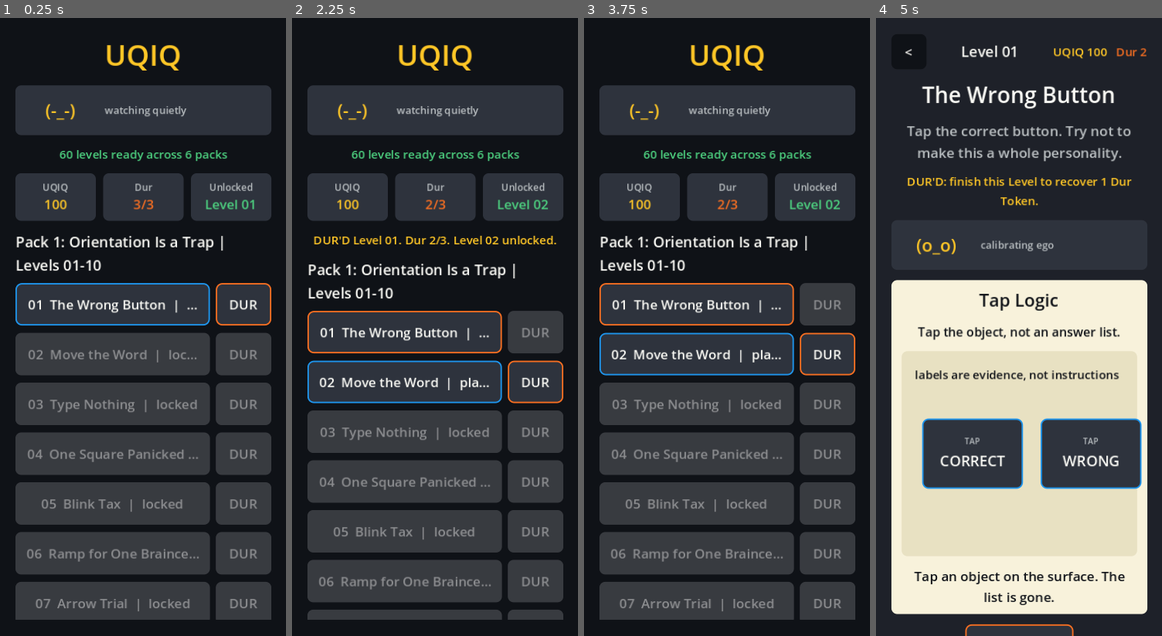
Above: before the commit, frames 1-4 (left to right).
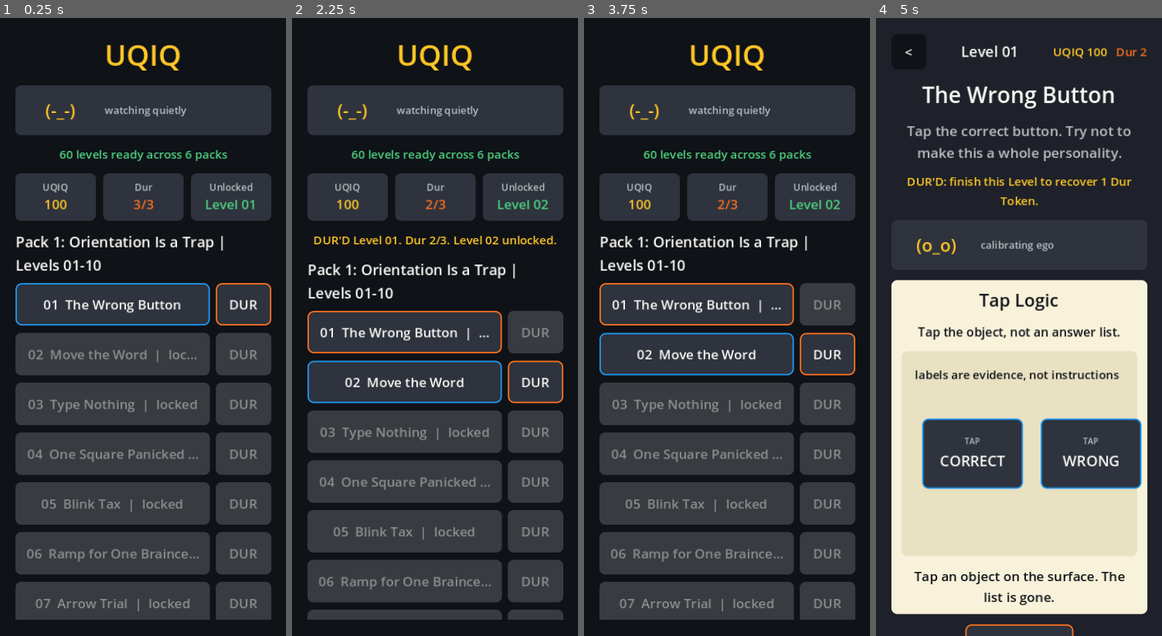
Above: after the commit, the same moments.

Repository: scwlkr/UQIQ
Game: Godot game, scene res://scenes/Main.tscn
The game is run twice, just before and just after one commit, with the same random seed, the same clock (stepped at 60 frames per second) and the same inputs.
Inputs:
- Up to frame 1 (0.25 s): no input
- Up to frame 2 (2.25 s): click "01 The Wrong Button | playable" (after the commit: "01 The Wrong Button") at 0.5 s; click "<" at 1.25 s; click "DUR" at 2 s
- Up to frame 3 (3.75 s): click "01 The Wrong Button | DUR'D -…" at 2.75 s; click "<" at 3.5 s
- Up to frame 4 (5 s): click "01 The Wrong Button | DUR'D -…" at 4.25 s

The runs differ from the first frame. In frame 1, 0.6% of the frame differs, in the area x 9-69%, y 45-48%; in frame 2, 0.5%; in frame 3, 0.5%; in frame 4, nothing differs.

Commit message:
Shorten playable level row labels

Diff:
--- a/scripts/device_smoke_runner.gd
+++ b/scripts/device_smoke_runner.gd
@@ -75,7 +75,7 @@
 	_main.call("_show_level_list")
 	if not _require(_screen_has_label_text("UQIQ"), "Level List should render UQIQ title."):
 		return false
-	if not _require(_screen_has_label_containing("Loaded 60 Level Specs"), "Level List should render the 60-Level load status."):
+	if not _require(_screen_has_label_containing("60 levels ready across 6 packs"), "Level List should render the 60-Level ready status."):
 		return false
 
 	_checks.append("Level List rendered on device")
--- a/scripts/main.gd
+++ b/scripts/main.gd
@@ -352,7 +352,7 @@
 	var level_number := int(level.get("level_number", 0))
 	var title := str(level.get("title", "Untitled"))
 	var is_playable := _is_level_playable(level)
-	var button_text := "%02d  %s  |  %s" % [level_number, title, _level_state_text(level)]
+	var button_text := _level_row_button_text(level)
 	var row := HBoxContainer.new()
 	row.size_flags_horizontal = Control.SIZE_EXPAND_FILL
 	row.add_theme_constant_override("separation", 8)
@@ -2088,6 +2088,17 @@
 	return "future placeholder"
 
 
+func _level_row_button_text(level: Dictionary) -> String:
+	var level_number := int(level.get("level_number", 0))
+	var title := str(level.get("title", "Untitled"))
+	var state := _level_state_text(level)
+	if state == "playable":
+		return "%02d  %s" % [level_number, title]
+	if state.begins_with("completed - replay"):
+		return "%02d  %s  |  replay" % [level_number, title]
+	return "%02d  %s  |  %s" % [level_number, title, state]
+
+
 func _level_button_color(level: Dictionary) -> Color:
 	var level_id := str(level.get("id", ""))
 	var level_number := int(level.get("level_number", 0))
Binary file changed: docs/app-store/screenshots/01_level_list.png
Not shown, changed: docs/RELEASE_STATUS.md
